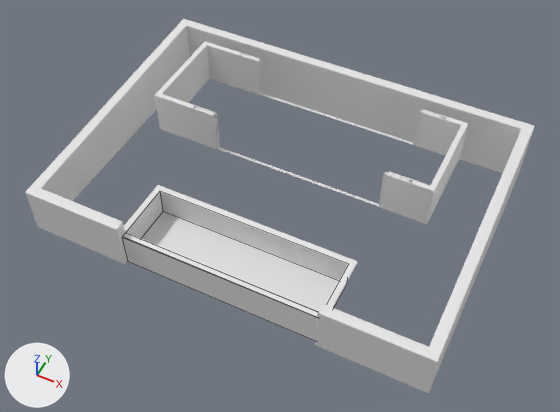
One commit to the Blender file dream_house.blend: the scene before it, then after it.
One viewpoint serves both versions: a 50 mm lens placed at (15.8, -35.9, 37.3), pointed at (0.4, -5.1, -1.3). Arrows for +X, +Y and +Z are at lower left; the lights stay in place. Mesh edges are drawn as thin lines on the coarser meshes.

The first picture shows 'Boundary Wall', 'Door Track', 'Ground Floor Door', 'Left Ground Floor Wall', 'Pool', 'Pool Edge', 'Right Ground Floor Wall'.
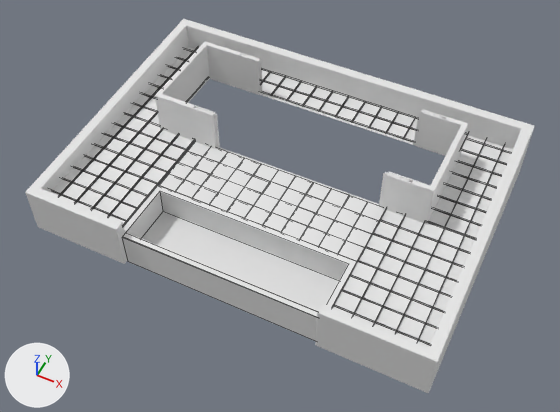
Commit message: Paving Slab

The change, as a list of edits to the scene's bpy script:
```text
Add me_cube_007:
    me_cube_007.from_pydata(...)  # 3232 vertices, 2626 faces; spans x -13.7..13.8, y -14.0..6.9, z -0.1..0.1
    me_cube_007.polygons.foreach_set('use_smooth', [True] * 2626)
Add ob_paving_slab:
    ob_paving_slab = bpy.data.objects.new('Paving Slab', me_cube_007)
    ob_paving_slab.location = (0.0, 0.0, 0.0)
    ob_paving_slab.scale = (0.987, 0.92, -0.987)
```

Pixel boxes (x1, y1, x2, y2) of what changed, in the pictures (560 x 412 px):
'Paving Slab', added: after (51, 47, 513, 347)
